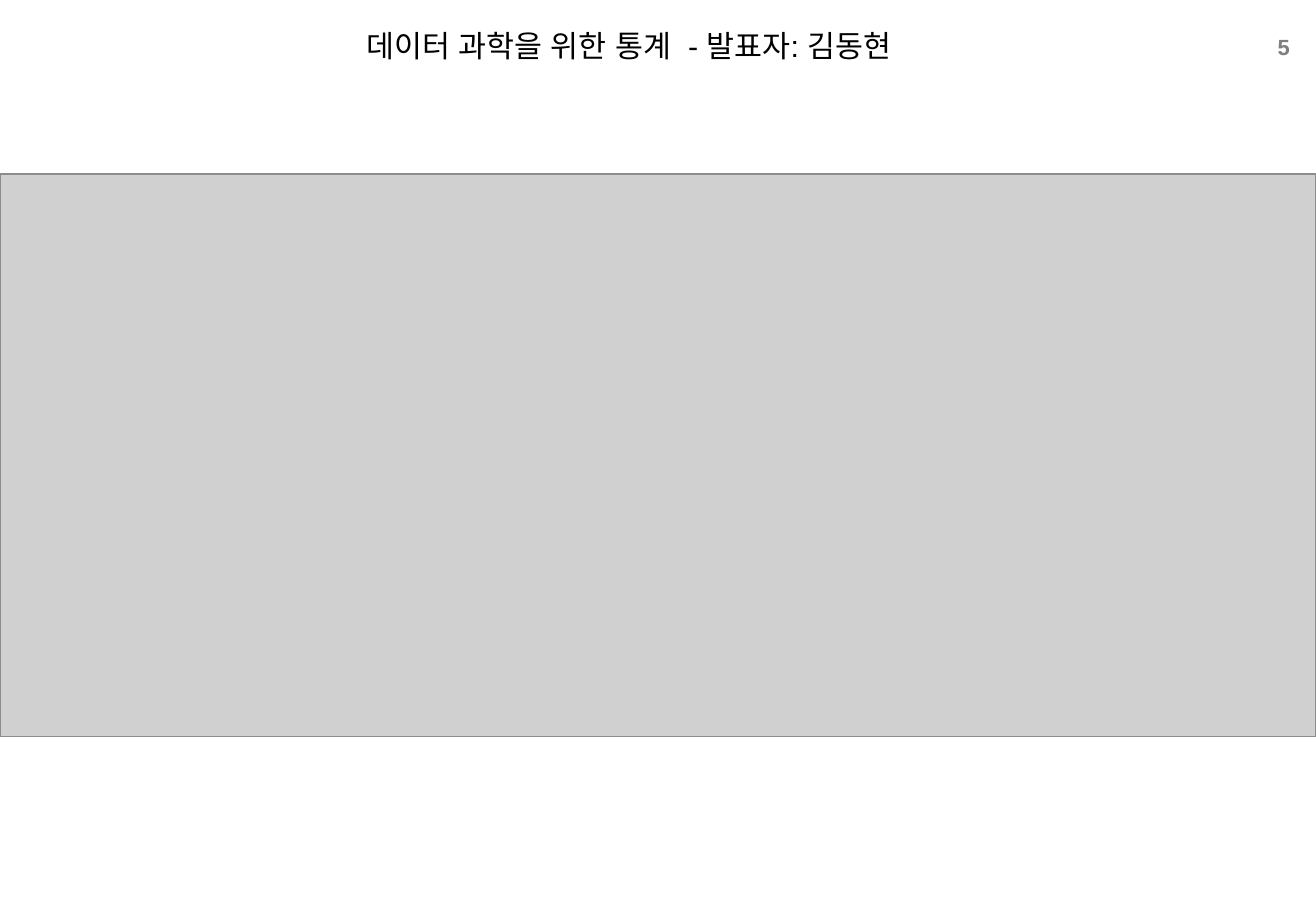
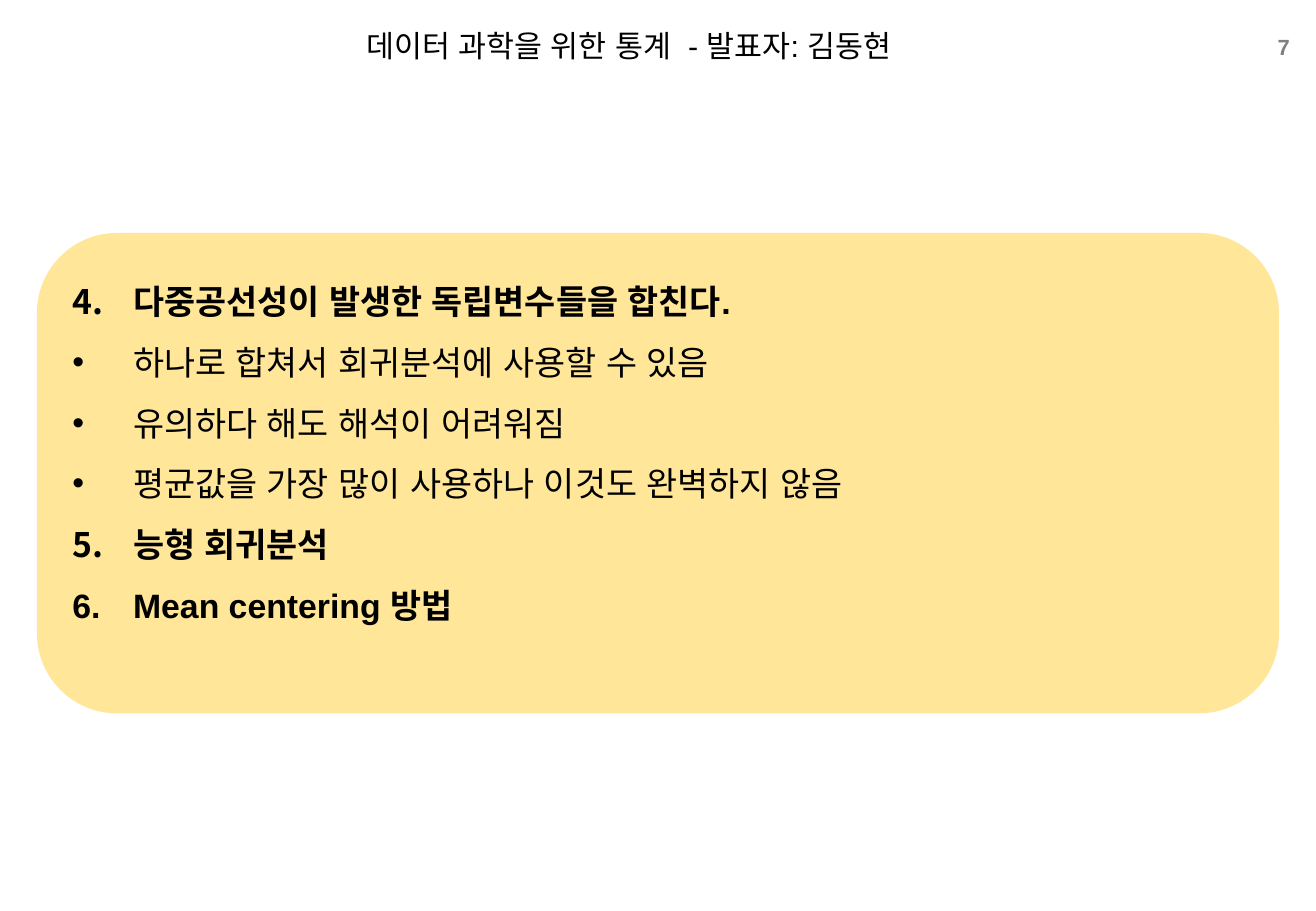
Before and after one commit to xddongx/flexink, a slide deck: slide 7 of study/ppt/[스터디]4.5.2다중공선성_KDH.pptx (slide 5 before the commit). Drawn at 1316x911 pixels with LibreOffice and Linux fonts; fonts in the diff are those of the drawing; grey boxes stand for pictures; background and template pictures are left out. Boxes give left, top, right and bottom in pixels: in the first picture for what was removed or moved away, otherwise in the second. Text is boxed around its words. In the diff, an @@ line names an element or a change of style, - is before the commit and + after.

```diff
--- a/study/ppt/[스터디]4.5.2다중공선성_KDH.pptx
+++ b/study/ppt/[스터디]4.5.2다중공선성_KDH.pptx
@@ page number at (x1=1278, y1=40, x2=1290, y2=55): text changed @@
-5
+7
@@ picture removed at (x1=0, y1=174, x2=1316, y2=736) @@
@@ rounded rectangle added at (x1=36, y1=233, x2=1280, y2=715), fill #FFE699, 20 pt, text #000000 @@
+4. 다중공선성이 발생한 독립변수들을 합친다.
+• 하나로 합쳐서 회귀분석에 사용할 수 있음
+• 유의하다 해도 해석이 어려워짐
+• 평균값을 가장 많이 사용하나 이것도 완벽하지 않음
+5. 능형 회귀분석
+6. Mean centering 방법
```
Also in this commit, not shown: 5 other slides changed, 1 slide added.
